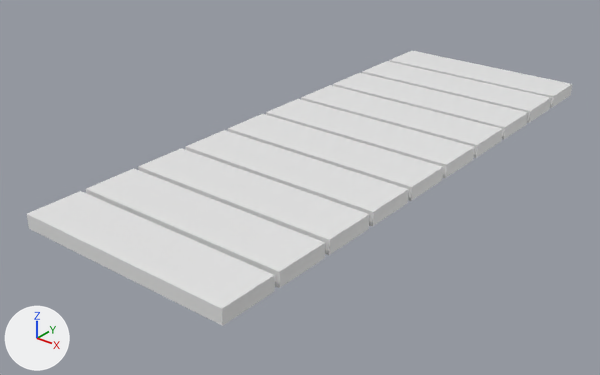
A saved change to the Blender file Resources/Assets/AssetsWorkspace/Darwbridge.blend.
The view is the same before and after, from a 50 mm lens placed at (3.72, -5.3, 2.72), pointed at (-0.21, -0.38, -0.33). The lights are fixed; the arrows at lower left show +X, +Y and +Z. The older version comes first.

The first picture shows '立方体'.
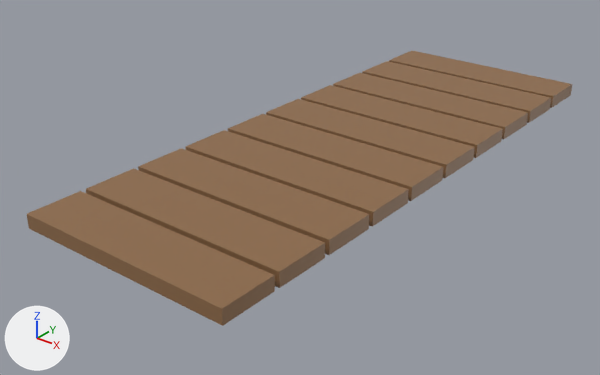
Where the change shows, as pixel boxes (x1, y1, x2, y2) in the pictures (600 x 375 px):
'立方体', recoloured (white to brown)
    both: (27, 51, 572, 326)

Patch to the scene script:
```diff
--- a/Resources/Assets/AssetsWorkspace/Darwbridge.blend.py
+++ b/Resources/Assets/AssetsWorkspace/Darwbridge.blend.py
@@ img_drawbridge @@
+img_drawbridge = load_image('Drawbridge', 'Drawbridge.png', 1024, 1024, 'sRGB')
@@ mat_マテリアル @@
+mat_マテリアル = principled_material('マテリアル')
+mat_マテリアル.texture = img_drawbridge
@@ me_立方体 @@
 me_立方体.from_pydata(...)  # 80 vertices, 60 faces; spans x -10.9..10.9, y -5.6..5.6, z -0.3..0.3
+me_立方体.materials.append(mat_マテリアル)  # picture img_drawbridge
```
